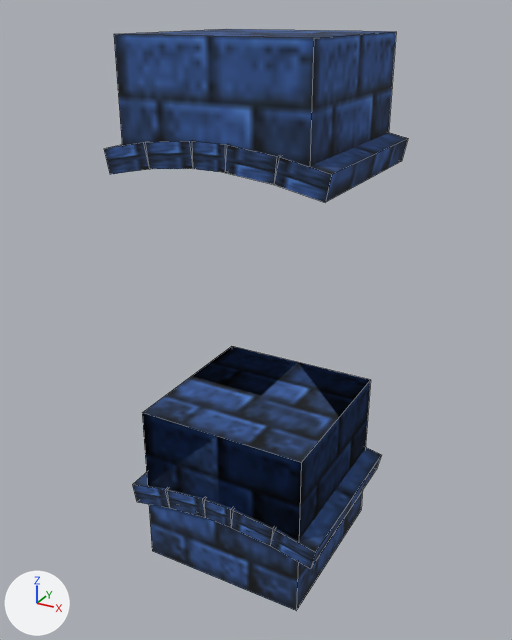
The OBJ model src/main/resources/assets/babylonmod/models/block/arches/lapis_five_arch_center.obj: old version first, new version second.
Before and after are seen from a 50 mm camera at (2.25, -3.75, 3.11) aimed at (0.47, -0.52, 1.49). Every picture has the same lights, and +X, +Y and +Z are marked at lower left. Mesh edges are drawn as thin lines. Where no turn or scale is listed for an object, it has been applied to the vertices. Vertices at the same position are counted once.
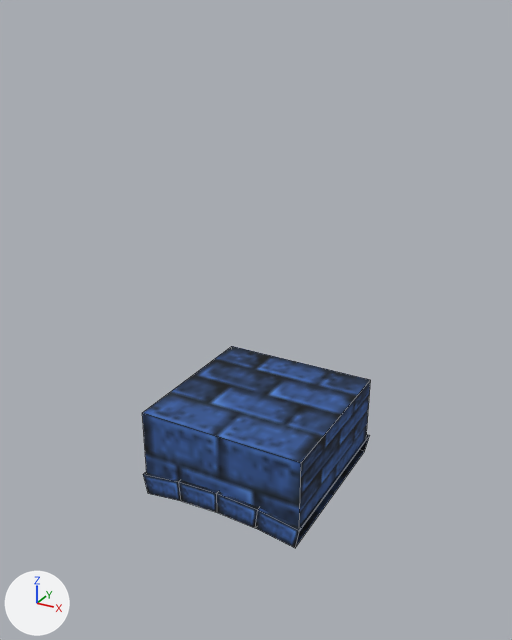
Commit message: fixed lapis five arch

Location of each change, [x1, y1, x2, y2] in pixels of the pictures (512 x 640 px):
'cube.007', reshaped (8% narrower, 9% shorter)
    before: [132, 346, 381, 569]
    after: [142, 346, 371, 548]
'cube.006', deleted (blue)
    before: [114, 29, 396, 166]
'cube', deleted (blue)
    before: [142, 380, 371, 611]
'cube.002', deleted (blue)
    before: [274, 133, 408, 202]
'cube.001', deleted (blue)
    before: [225, 145, 278, 184]
'cube.004', deleted (blue)
    before: [146, 141, 193, 169]
'cube.005', deleted (blue)
    before: [104, 142, 149, 174]
'cube.003', deleted (blue)
    before: [192, 141, 226, 173]
part 1 of me_cube_007, added (blue)
    after: [143, 435, 370, 548]
part 2 of me_cube_007, cut back
    before: [132, 381, 381, 569]
    after: [142, 380, 371, 527]

What the commit changed:
me_cube_007 is used by ob_cube_007; location (0.0, 0.0, 0.0).
me_cube_007 had 42 vertices, 36 faces and spanned x -0.106..1.106, y -1.013..0.013, z 0.353..1.0.
me_cube_007 no longer uses material mat_m_251fc1b2_c543_6222_6a73_773ba2d4a2b8 (picture img_lapis_brick_match_sandstone).
me_cube_007 now has 28 vertices, 22 faces and spans x -0.01..1.015, y -1.02..0.02, z 0.458..1.0.
me_cube_007 part 1: a new loose piece of 20 vertices spanning x -0.01..1.015, y -1.02..0.02, z 0.458..0.639, in mat_m_05d519db_892e_9f81_4888_f719dcdd6fda (picture img_lapis_brick_match_sandstone).
Part 2, on me_cube_007:
38 vertices are removed from x -0.106..1.106, y -1.013..0.013, z 0.353..0.555.
35 faces are deleted.
4 vertices are added at (0.0, -1.0, 0.563), (0.0, 0.0, 0.562), (1.0, -1.0, 0.563), (1.0, 0.0, 0.562).
5 new faces join them.
Object 'cube' (ob_cube) is deleted.
Object 'cube.001' (ob_cube_001) is deleted.
Object 'cube.002' (ob_cube_002) is deleted.
Object 'cube.003' (ob_cube_003) is deleted.
Object 'cube.004' (ob_cube_004) is deleted.
Object 'cube.005' (ob_cube_005) is deleted.
Object 'cube.006' (ob_cube_006) is deleted.
